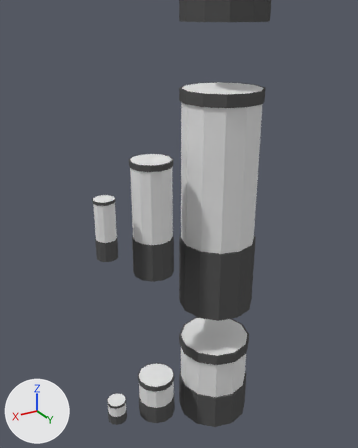
One commit to the Blender file concept/3d-style/rocket-parts.blend: the scene before it, then after it.
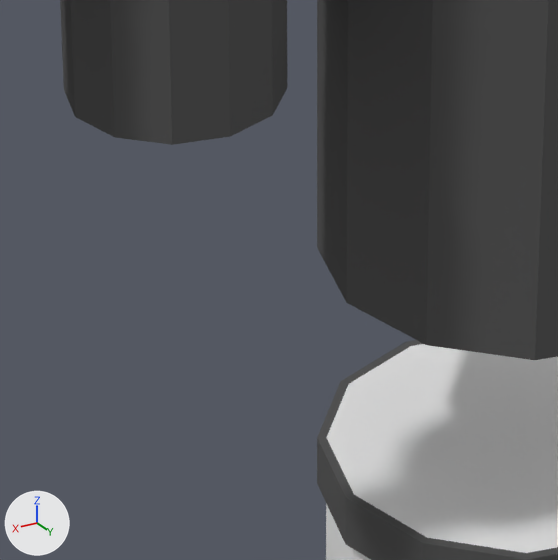
Each version appears first from a camera (50 mm lens) standing at (10.58, 20.19, 9.45) and looking at (-1.68, -0.25, -0.77), and next in a close-up on the part from 34% to 62% of the width and 57% to 80% of the height. Arrows for +X, +Y and +Z are at lower left; the lights stay in place.

Names of what the first close-up shows: '2m medium liquid', '4m medium liquid', '4m small liquid'.
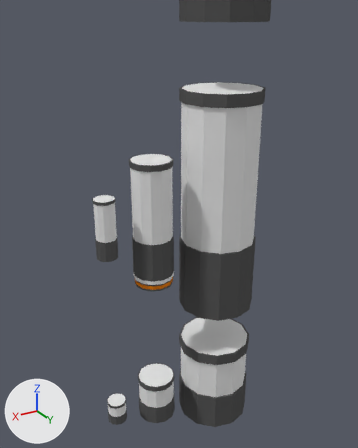
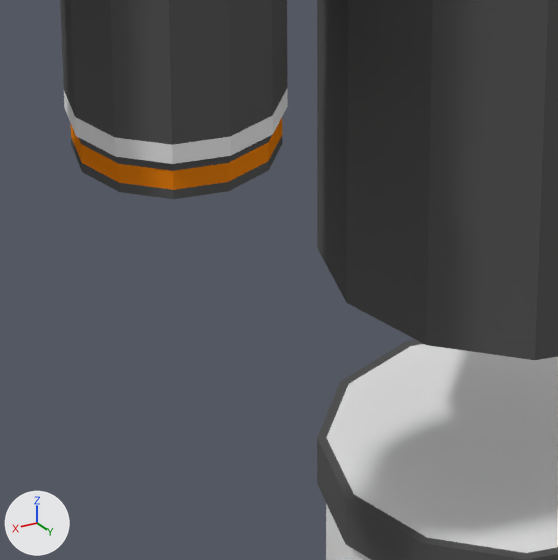
The edits, one by one:
Material 'yellow' (mat_yellow) is new.
Its base color is (0.8, 0.215, 0.00686) (orange #e78014).
Mesh me_2m_medium_engine is new.
It has 72 vertices, 62 faces and spans x -1.05..1.05, y -1.05..1.05, z -0.6..0.0.
Faces by material slot: [25, 25, 12].
It uses material mat_white (white #e7e7e7).
It uses material mat_black (dark grey #585858).
It uses material mat_yellow (orange #e78014).
Object '2m medium engine' (ob_2m_medium_engine) is new; it shows me_2m_medium_engine.
Its location is (0.0, 0.0, -3.0).

Boxes (x1, y1, x2, y2) around the edits, measured in the close-ups (558 x 560 px):
'2m medium engine', added
    after: (64, 90, 288, 199)
    faces in mat_white (white #e7e7e7): (64, 90, 288, 164)
    faces in mat_yellow (orange #e78014): (70, 118, 282, 190)
    faces in mat_black (dark grey #585858): (71, 135, 282, 199)
